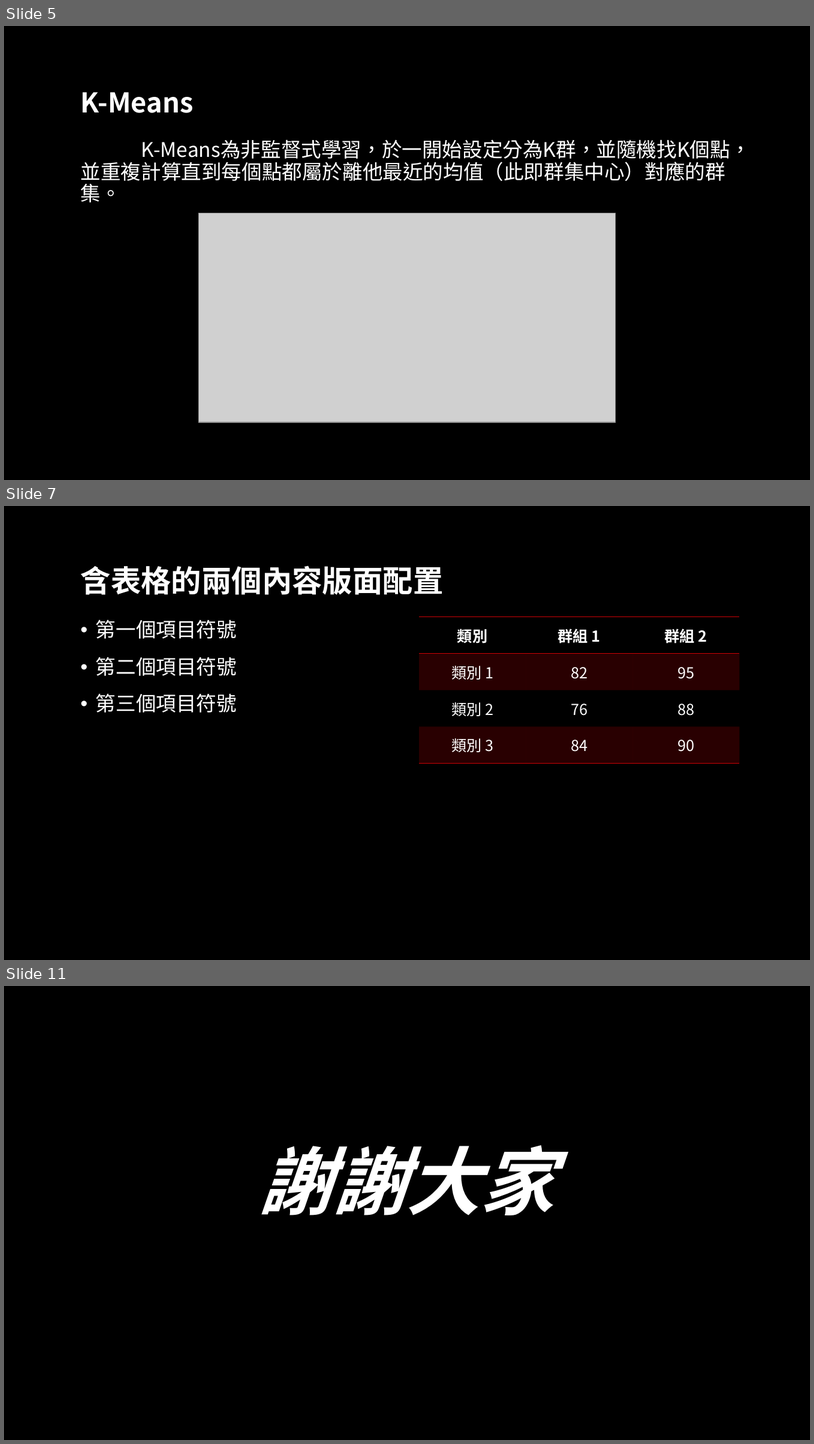
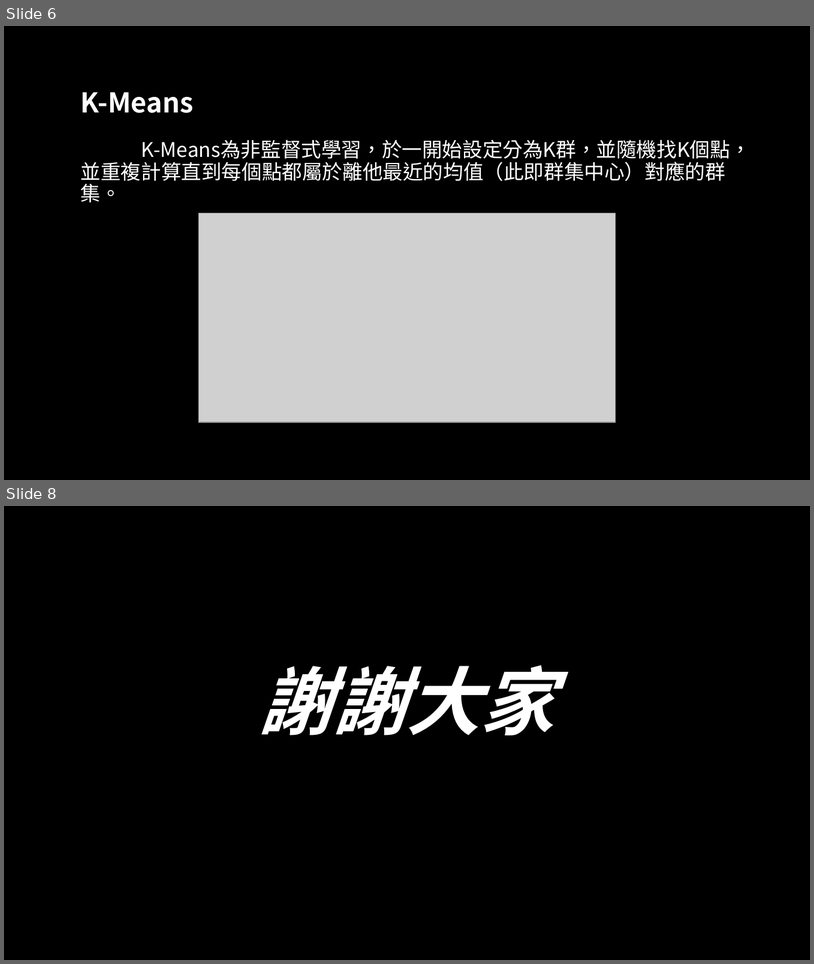
Before and after one commit to 105590023/BaseketballManager, a slide deck: 籃球秘書.pptx. Shown one above the other, each under a label of ours: slides 5, 7 and 11 before the commit, slides 6 and 8 after it; the slides between them are not shown. The pictures are 814x1444 and 814x964 pixels, drawn with LibreOffice and Linux fonts; fonts in the diff are those of the drawing; grey boxes stand for pictures; background and template pictures are left out. Boxes give left, top, right and bottom in pixels: in the first picture for what was removed or moved away, otherwise in the second. Text is boxed around its words. In the diff, an @@ line names an element or a change of style, - is before the commit and + after.

```diff
--- a/籃球秘書.pptx
+++ b/籃球秘書.pptx
@@ slide 7 removed at bbox=[4, 506, 810, 960], background picture (left out) @@
@@ title removed at bbox=[81, 565, 444, 595] @@
-含表格的兩個內容版面配置
@@ text removed at bbox=[96, 619, 237, 712] @@
-• 第一個項目符號
-• 第二個項目符號
-• 第三個項目符號
@@ table removed at bbox=[420, 617, 741, 763], 4 rows, 3 columns @@
-類別 | 群組 1 | 群組 2
-類別 1 | 82 | 95
-類別 2 | 76 | 88
-類別 3 | 84 | 90
@@ what was slide 5 is now slide 6 @@
@@ what was slide 11 is now slide 8 @@
```
Also in this commit, not shown: 2 slides added, 4 other slides removed, 2 other files.
